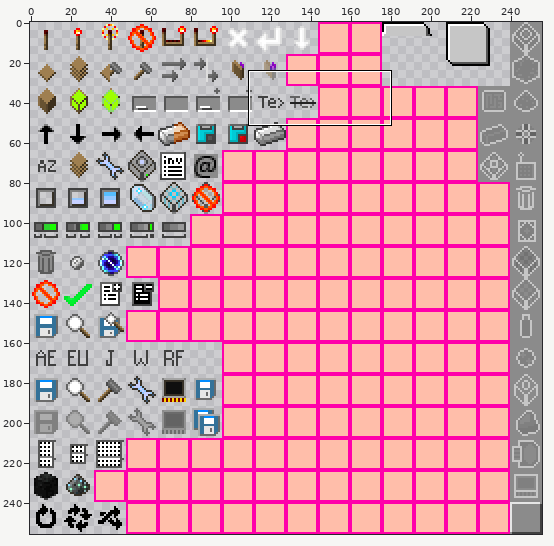
Sprite sheet: src/main/resources/assets/appliedenergistics2/textures/guis/states.png. The first picture is a wide view before the edit; the outline marks the close-up.
Close-up. Before the edit:
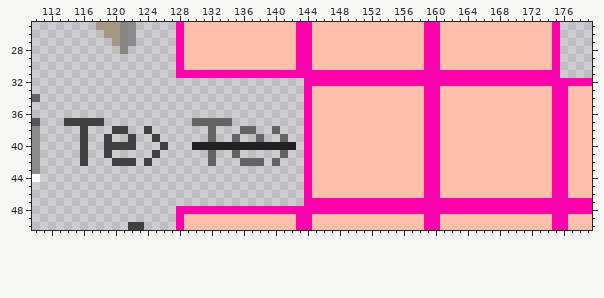
The file is 256x256 pixels. Colours within 5 levels of each other are drawn and written as one. Shown: x 110..179, y 25..50.
Now the later version:
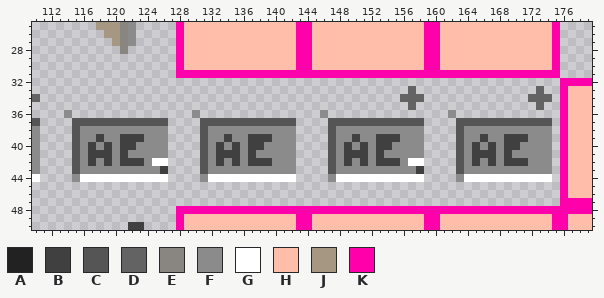
Palette (. is transparent): A #222222  B #404040  C #555555  D #636363  E #898681  F #8b8b8b  G #ffffff  H #ffbeaa  J #a59781  K #ff00aa
The exact change:
y 32: x 144..175 KKKKKKKKKKKKKKKKKKKKKKKKKKKKKKKK -> ................................
y 33: x 144..175 KHHHHHHHHHHHHHHKKHHHHHHHHHHHHHHK -> .............D...............D..
y 34: x 144..175 KHHHHHHHHHHHHHHKKHHHHHHHHHHHHHHK -> ............DDD.............DDD.
y 35: x 144..175 KHHHHHHHHHHHHHHKKHHHHHHHHHHHHHHK -> .............D...............D..
y 36: x 114 . -> F; x 130 . -> F; x 144..175 KHHHHHHHHHHHHHHKKHHHHHHHHHHHHHHK -> ..F...............F.............
y 37: x 114..126 BBBBB........ -> .CCCCCCCCCCCC; x 130..142 DDDDD........ -> .CCCCCCCCCCCC; x 144..175 KHHHHHHHHHHHHHHKKHHHHHHHHHHHHHHK -> ...CCCCCCCCCCCC....CCCCCCCCCCCC.
y 38: x 115..126 .B...BB..B.. -> CFFFFFFFFFFF; x 131..142 .D...DD..D.. -> CFFFFFFFFFFF; x 144..175 KHHHHHHHHHHHHHHKKHHHHHHHHHHHHHHK -> ...CFFFFFFFFFFF....CFFFFFFFFFFF.
y 39: x 115..121 .B..B.. -> CFFBFFB; x 123..126 ..B. -> BFFF; x 131..142 .D..D..D..D. -> CFFBFFBBBFFF; x 144..175 KHHHHHHHHHHHHHHKKHHHHHHHHHHHHHHK -> ...CFFBFFBBBFFF....CFFBFFBBBFFF.
y 40: x 115..118 .B.. -> CFBF; x 120 B -> F; x 123..126 ...B -> FFFF; x 130..142 AAAAAAAAAAAAA -> .CFBFBFBBFFFF; x 144..175 KHHHHHHHHHHHHHHKKHHHHHHHHHHHHHHK -> ...CFBFBFBBFFFF....CFBFBFBBFFFF.
y 41: x 115..118 .B.. -> CFBB; x 120..126 .....B. -> FBFFFFF; x 131..142 .D..D.....D. -> CFBBBFBFFFFF; x 144..175 KHHHHHHHHHHHHHHKKHHHHHHHHHHHHHHK -> ...CFBBBFBFFFFF....CFBBBFBFFFFF.
y 42: x 115..120 .B...B -> CFBFBF; x 123..126 .B.. -> BFGG; x 131..142 .D...DDD.D.. -> CFBFBFBBBFFF; x 144..175 KHHHHHHHHHHHHHHKKHHHHHHHHHHHHHHK -> ...CFBFBFBBBFGG....CFBFBFBBBFFF.
y 43: x 115..126 ............ -> CFFFFFFFFFFB; x 131..142 ............ -> CFFFFFFFFFFF; x 144..175 KHHHHHHHHHHHHHHKKHHHHHHHHHHHHHHK -> ...CFFFFFFFFFFB....CFFFFFFFFFFF.
y 44: x 115..126 ............ -> FGGGGGGGGGGG; x 131..142 ............ -> FGGGGGGGGGGG; x 144..175 KHHHHHHHHHHHHHHKKHHHHHHHHHHHHHHK -> ...FGGGGGGGGGGG....FGGGGGGGGGGG.
y 45..46: x 144..175 KHHHHHHHHHHHHHHKKHHHHHHHHHHHHHHK -> ................................
y 47: x 144..175 KKKKKKKKKKKKKKKKKKKKKKKKKKKKKKKK -> ................................
